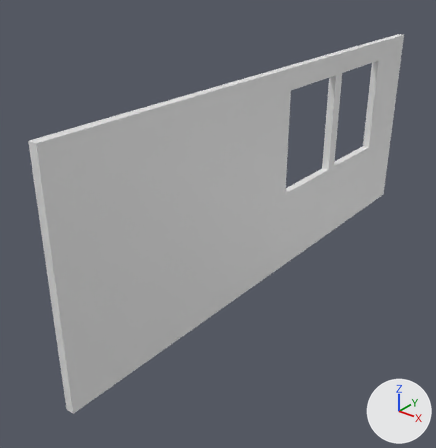
A saved change to the Blender file NotForBroadcastPOC-Sourcetree/Assets/Blender Files/- Building/solid wall left.blend.
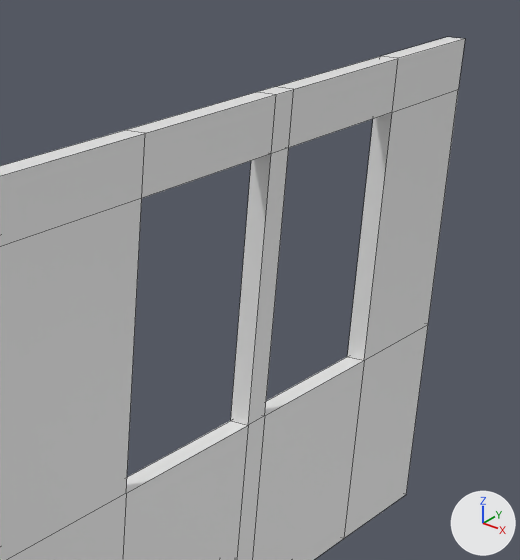
Old and new are each drawn whole from a 50 mm lens placed at (2.38, -3.91, 3.05), pointed at (-0.19, -0.7, 1.06) and again close up on the part from 55% to 97% of the width and 5% to 48% of the height. The axes (+X, +Y, +Z) are drawn at lower right. The lights are the same throughout. The close-ups show mesh edges as thin lines.

The scene before the commit, as lines of its bpy script (objects in view):
```python
me_cube_002 = bpy.data.meshes.new('Cube.002')
me_cube_002.from_pydata(...)  # 49 vertices, 50 faces; spans x 0.24..1.0, y -1.35..1.0, z 0.45..1.74
ob_wall = bpy.data.objects.new('wall', me_cube_002)
ob_wall.location = (0.0, 0.0, 0.0)
ob_wall.scale = (0.08, 1.75, 1.25)
```
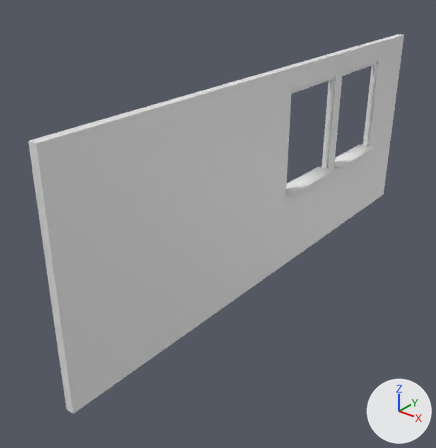
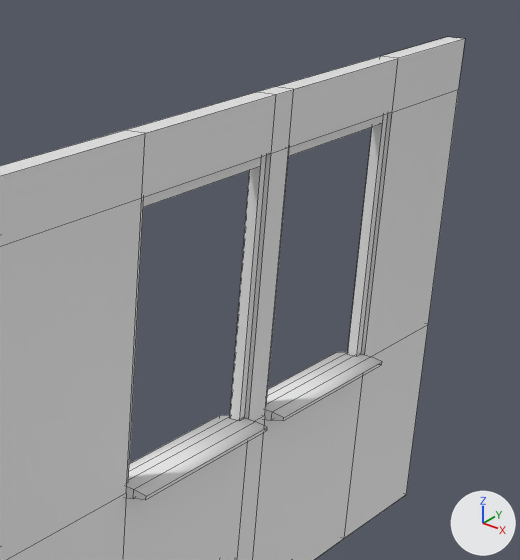
The edits, one by one:
Mesh me_cube_001 is new.
It has 88 vertices, 72 faces and spans x -0.068..0.094, y -0.014..1.429, z -0.418..0.404.
Object 'frame' (ob_frame) is new; it shows me_cube_001.
Its location is (0.05, -0.18, 1.612).

Changed parts and their boxes (x1, y1, x2, y2) in the close-ups (520 x 560 px):
'frame', added: after (126, 114, 388, 499)
